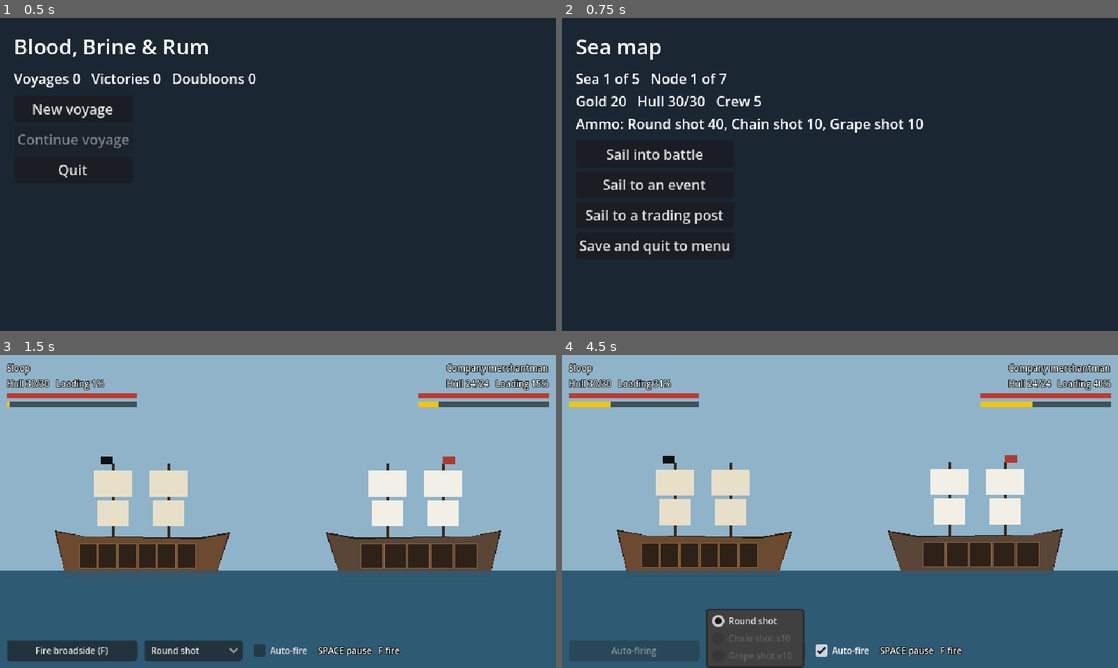
Above: before the commit, frames 1-4 (two rows, left to right).
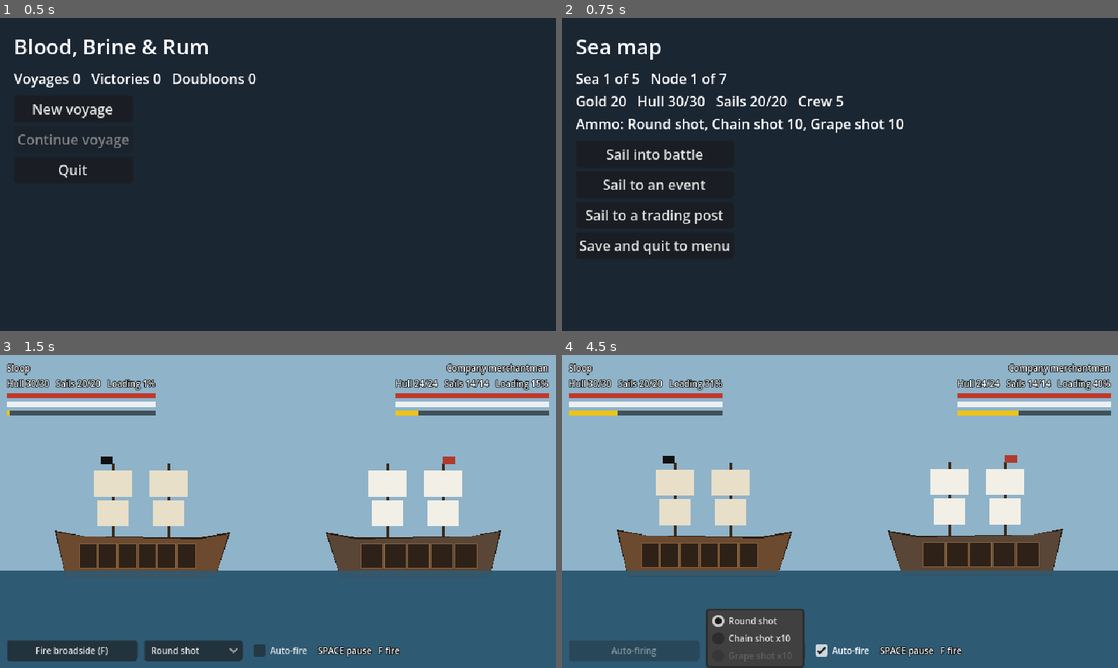
Above: after the commit, the same moments.

Repository: pinkman84/blood-brine-and-rum
Game: Godot game, scene res://scenes/main/main.tscn
Same seed, same stepped clock (60 frames per second), same inputs: the game is played once before the commit and once after it.
Inputs:
- Up to frame 1 (0.5 s): no input
- Up to frame 2 (0.75 s): click "New voyage" at 0.5 s
- Up to frame 3 (1.5 s): click "Sail into battle" at 1.25 s
- Up to frame 4 (4.5 s): click "Fire broadside (F)" at 2 s; click "Armed: fires when loaded" at 2.75 s; click "Auto-fire" at 3.5 s; click "Round shot" at 4.25 s

Frame 1 is identical in both runs. In frame 2, 1.1% of the frame differs, in the area x 25-65%, y 24-37%; in frame 3, 2.7%; in frame 4, 2.9%, in the area x 1-99%, y 7-92%.

Commit message:
add sails - sails logic - sails healthbars and stats - chain shot ammo type

Diff:
--- a/data/enemies/enemies.json
+++ b/data/enemies/enemies.json
@@ -9,10 +9,18 @@
     "accuracy": 0.45,
     "gold_reward": 20,
     "min_sea": 1,
-    "rooms": ["helm", "sails", "guns", "hold", "hold"],
+    "rooms": [
+      "helm",
+      "sails",
+      "guns",
+      "hold",
+      "hold"
+    ],
     "hull_color": "5a4636",
     "sail_color": "f2efe6",
-    "flag_color": "b03a2e"
+    "flag_color": "b03a2e",
+    "max_sails": 14,
+    "evasion": 0.05
   },
   {
     "id": "rival_sloop",
@@ -24,10 +32,17 @@
     "accuracy": 0.45,
     "gold_reward": 12,
     "min_sea": 1,
-    "rooms": ["helm", "sails", "guns", "magazine"],
+    "rooms": [
+      "helm",
+      "sails",
+      "guns",
+      "magazine"
+    ],
     "hull_color": "4b3a2a",
     "sail_color": "cfc4a8",
-    "flag_color": "1a1a1a"
+    "flag_color": "1a1a1a",
+    "max_sails": 18,
+    "evasion": 0.15
   },
   {
     "id": "navy_cutter",
@@ -39,9 +54,17 @@
     "accuracy": 0.55,
     "gold_reward": 18,
     "min_sea": 2,
-    "rooms": ["helm", "sails", "guns", "guns", "magazine"],
+    "rooms": [
+      "helm",
+      "sails",
+      "guns",
+      "guns",
+      "magazine"
+    ],
     "hull_color": "34495e",
     "sail_color": "ffffff",
-    "flag_color": "2e4a8a"
+    "flag_color": "2e4a8a",
+    "max_sails": 20,
+    "evasion": 0.1
   }
 ]
--- a/data/ships/ships.json
+++ b/data/ships/ships.json
@@ -27,7 +27,9 @@
       "grape_shot": 10
     },
     "unlocked_at_start": true,
-    "flag_color": "111111"
+    "flag_color": "111111",
+    "max_sails": 20,
+    "evasion": 0.15
   },
   {
     "id": "brigantine",
@@ -59,6 +61,8 @@
       "chain_shot": 10,
       "grape_shot": 15
     },
-    "unlocked_at_start": false
+    "unlocked_at_start": false,
+    "max_sails": 24,
+    "evasion": 0.08
   }
 ]
--- a/scripts/battle/battle_screen.gd
+++ b/scripts/battle/battle_screen.gd
@@ -11,6 +11,7 @@
 const WATER_COLOR := Color("2f5a73")
 const SINK_TIME := 2.5
 const CARPENTER_REPAIR := 3  # hull each carpenter patches after a win
+const SAILOR_REPAIR := 5  # sails each sailor mends after a win
 
 var player: BattleShip
 var enemy: BattleShip
@@ -25,9 +26,11 @@
 
 var _player_status: Label
 var _player_hull_bar: ProgressBar
+var _player_sails_bar: ProgressBar
 var _player_reload_bar: ProgressBar
 var _enemy_status: Label
 var _enemy_hull_bar: ProgressBar
+var _enemy_sails_bar: ProgressBar
 var _enemy_reload_bar: ProgressBar
 var _fire_button: Button
 var _auto_fire: CheckBox
@@ -92,25 +95,31 @@
 
 
 func _fire(shooter: BattleShip, target: BattleShip, from_view: ShipView, to_view: ShipView) -> void:
-	var damage := shooter.damage_per_hit()
-	var hits := shooter.fire()
+	var ammo_id := shooter.selected_ammo
+	var high := BattleShip.aims_high(ammo_id)
+	var hits := shooter.fire(target.evasion())
 	var dir := signf(to_view.base_position.x - from_view.base_position.x)
 	for i in hits.size():
 		var from := from_view.transform * from_view.muzzle_point(i, hits.size())
 		var delay := i * 0.09
 		if hits[i]:
-			var local_hit := to_view.random_hit_point()
+			var local_hit := to_view.random_sail_point() if high else to_view.random_hit_point()
 			var to := to_view.transform * local_hit
-			_vfx.fire_shot(from, to, delay, _on_hit.bind(target, to_view, local_hit, damage))
+			_vfx.fire_shot(from, to, delay, _on_hit.bind(target, to_view, local_hit, ammo_id, high))
 		else:
 			var splash_at := Vector2(to_view.base_position.x - dir * randf_range(70.0, 120.0), WATER_Y + randf_range(2.0, 10.0))
 			_vfx.fire_shot(from, splash_at, delay, _vfx.splash.bind(splash_at))
 
 
-func _on_hit(target: BattleShip, view: ShipView, local_hit: Vector2, damage: int) -> void:
-	target.take_damage(damage)
-	view.add_hole(local_hit)
-	_vfx.impact(view.transform * local_hit)
+func _on_hit(target: BattleShip, view: ShipView, local_hit: Vector2, ammo_id: String, high: bool) -> void:
+	target.take_hit(ammo_id)
+	view.sails_ratio = target.sails_ratio()
+	if high:
+		view.add_sail_hole(local_hit)
+		_vfx.sail_hit(view.transform * local_hit)
+	else:
+		view.add_hole(local_hit)
+		_vfx.impact(view.transform * local_hit)
 	_check_end()
 	_refresh_ui()
 
@@ -144,11 +153,14 @@
 	var gold := int(_enemy_data.get("gold_reward", 10))
 	var carpenters := run.crew.filter(func(c: Dictionary) -> bool: return c.get("role") == "carpenter").size()
 	var repair := carpenters * CARPENTER_REPAIR
+	var sailors := run.crew.filter(func(c: Dictionary) -> bool: return c.get("role") == "sailor").size()
+	var mend := sailors * SAILOR_REPAIR
 	run.gold += gold
 	run.battles_won += 1
 	run.hull = mini(run.max_hull, player.hull + repair)
+	run.sails = mini(run.max_sails, player.sails + mend)
 	run.ammo = player.ammo
-	_show_result("The %s goes down!\n+%d gold. Carpenters patch %d hull." % [enemy.display_name, gold, repair],
+	_show_result("The %s goes down!\n+%d gold. Carpenters patch %d hull, sailors mend %d sails." % [enemy.display_name, gold, repair, mend],
 		"Return to the map", GameState.finish_node)
 
 
@@ -187,8 +199,8 @@
 	add_child(_arena)
 	_add_rect(_arena, SKY_COLOR, Vector2(-32, -32), Vector2(704, WATER_Y + 32))
 	_add_rect(_arena, WATER_COLOR, Vector2(-32, WATER_Y), Vector2(704, 160))
-	_player_view = _add_ship(Data.get_item("ships", run.ship_id), PLAYER_X, false)
-	_enemy_view = _add_ship(_enemy_data, ENEMY_X, true)
+	_player_view = _add_ship(Data.get_item("ships", run.ship_id), PLAYER_X, false, player)
+	_enemy_view = _add_ship(_enemy_data, ENEMY_X, true, enemy)
 	# A strip of water in front of the hulls so the ships sit in the sea.
 	_add_rect(_arena, Color(WATER_COLOR, 0.85), Vector2(-32, SHIP_Y - 4), Vector2(704, 160))
 	_vfx = BattleVfx.new()
@@ -205,9 +217,10 @@
 	parent.add_child(rect)
 
 
-func _add_ship(data: Dictionary, x: float, flipped: bool) -> ShipView:
+func _add_ship(data: Dictionary, x: float, flipped: bool, ship: BattleShip) -> ShipView:
 	var view := ShipView.new()
 	view.setup(data)
+	view.sails_ratio = ship.sails_ratio()
 	view.base_position = Vector2(x, SHIP_Y)
 	view.position = view.base_position
 	if flipped:
@@ -251,6 +264,7 @@
 	_add_label(left, player.display_name)
 	_player_status = _add_label(left, "")
 	_player_hull_bar = _add_bar(left, Color("c0392b"))
+	_player_sails_bar = _add_bar(left, Color("ecf0f1"))
 	_player_reload_bar = _add_bar(left, Color("f1c40f"))
 	var gap := Control.new()
 	gap.size_flags_horizontal = Control.SIZE_EXPAND_FILL
@@ -263,6 +277,7 @@
 	_enemy_status = _add_label(right, "")
 	_enemy_status.horizontal_alignment = HORIZONTAL_ALIGNMENT_RIGHT
 	_enemy_hull_bar = _add_bar(right, Color("c0392b"))
+	_enemy_sails_bar = _add_bar(right, Color("ecf0f1"))
 	_enemy_reload_bar = _add_bar(right, Color("f1c40f"))
 
 	var spacer := Control.new()
@@ -344,8 +359,8 @@
 		var index := _ammo_select.item_count
 		_ammo_select.add_item("")
 		_ammo_select.set_item_metadata(index, ammo_id)
-		# Only round shot works until Phase 3 adds the special ammo effects.
-		_ammo_select.set_item_disabled(index, ammo_id != "round_shot")
+		# Ammo whose effects aren't built yet shows but can't be picked.
+		_ammo_select.set_item_disabled(index, not BattleShip.WORKING_AMMO.has(ammo_id))
 		if ammo_id == player.selected_ammo:
 			_ammo_select.select(index)
 
@@ -366,10 +381,14 @@
 	_player_status.text = _status_text(player)
 	_player_hull_bar.max_value = player.max_hull
 	_player_hull_bar.value = player.hull
+	_player_sails_bar.max_value = player.max_sails
+	_player_sails_bar.value = player.sails
 	_player_reload_bar.value = player.reload_ratio() * 100.0
 	_enemy_status.text = _status_text(enemy)
 	_enemy_hull_bar.max_value = enemy.max_hull
 	_enemy_hull_bar.value = enemy.hull
+	_enemy_sails_bar.max_value = enemy.max_sails
+	_enemy_sails_bar.value = enemy.sails
 	_enemy_reload_bar.value = enemy.reload_ratio() * 100.0
 
 	var ammo_name := str(Data.get_item("ammo", player.selected_ammo).get("name", player.selected_ammo))
@@ -394,4 +413,4 @@
 
 func _status_text(ship: BattleShip) -> String:
 	var guns := "Guns ready" if ship.is_loaded() else "Loading %d%%" % int(ship.reload_ratio() * 100.0)
-	return "Hull %d/%d   %s" % [ship.hull, ship.max_hull, guns]
+	return "Hull %d/%d   Sails %d/%d   %s" % [ship.hull, ship.max_hull, ship.sails, ship.max_sails, guns]
--- a/scripts/battle/battle_ship.gd
+++ b/scripts/battle/battle_ship.gd
@@ -1,14 +1,19 @@
 class_name BattleShip
 extends RefCounted
-## One ship's state during a battle: hull, guns, reload and ammo.
+## One ship's state during a battle: hull, sails, guns, reload and ammo.
 ## Built from the run (player) or from data/enemies (enemy).
 
 const BASE_RELOAD := 10.0  # seconds with 2 gunners; more gunners reload faster
 const PLAYER_ACCURACY := 0.55
+## Ammo whose effects work so far. The rest show in the picker but are locked.
+const WORKING_AMMO: Array[String] = ["round_shot", "chain_shot"]
 
 var display_name := ""
 var hull := 0
 var max_hull := 0
+var sails := 0
+var max_sails := 0
+var base_evasion := 0.0  # chance to dodge a shot with full sails
 var guns := 0
 var reload_time := BASE_RELOAD
 var accuracy := PLAYER_ACCURACY
@@ -25,6 +30,9 @@
 	s.display_name = str(ship.get("name", "Your ship"))
 	s.hull = run.hull
 	s.max_hull = run.max_hull
+	s.sails = run.sails
+	s.max_sails = run.max_sails
+	s.base_evasion = float(ship.get("evasion", 0.1))
 	s.guns = int(ship.get("guns_per_side", 4))
 	var gunners := run.crew.filter(func(c: Dictionary) -> bool: return c.get("role") == "gunner").size()
 	s.reload_time = clampf(BASE_RELOAD * 2.0 / maxf(1.0, gunners), 4.0, 16.0)
@@ -37,6 +45,9 @@
 	s.display_name = str(data.get("name", "Enemy"))
 	s.max_hull = int(data.get("max_hull", 20))
 	s.hull = s.max_hull
+	s.max_sails = int(data.get("max_sails", 15))
+	s.sails = s.max_sails
+	s.base_evasion = float(data.get("evasion", 0.05))
 	s.guns = int(data.get("guns_per_side", 3))
 	s.reload_time = float(data.get("reload_time", BASE_RELOAD))
 	s.accuracy = float(data.get("accuracy", 0.5))
@@ -57,18 +68,29 @@
 	return reload / reload_time
 
 
+func sails_ratio() -> float:
+	return float(sails) / maxf(1.0, max_sails)
+
+
+## Dodge chance right now. Shredded sails leave a ship wallowing.
+func evasion() -> float:
+	return base_evasion * sails_ratio()
+
+
 func shots_available() -> int:
 	if unlimited_ammo or is_free_ammo(selected_ammo):
 		return guns
 	return mini(guns, int(ammo.get(selected_ammo, 0)))
 
 
-## Fires the broadside. Returns one entry per gun: true for a hit.
-func fire() -> Array[bool]:
+## Fires the broadside at a target with the given evasion.
+## Returns one entry per gun: true for a hit.
+func fire(target_evasion: float) -> Array[bool]:
 	var shots := shots_available()
+	var hit_chance := accuracy * (1.0 - target_evasion)
 	var hits: Array[bool] = []
 	for i in shots:
-		hits.append(randf() < accuracy)
+		hits.append(randf() < hit_chance)
 	if not unlimited_ammo and not is_free_ammo(selected_ammo):
 		ammo[selected_ammo] = int(ammo.get(selected_ammo, 0)) - shots
 	reload = 0.0
@@ -81,9 +103,14 @@
 	return bool(Data.get_item("ammo", ammo_id).get("unlimited", false))
 
 
-func damage_per_hit() -> int:
-	return int(Data.get_item("ammo", selected_ammo).get("hull_damage", 1))
+## Applies one hit of the given ammo type.
+func take_hit(ammo_id: String) -> void:
+	var a := Data.get_item("ammo", ammo_id)
+	hull = maxi(0, hull - int(a.get("hull_damage", 1)))
+	sails = maxi(0, sails - int(a.get("sail_damage", 0)))
 
 
-func take_damage(amount: int) -> void:
-	hull = maxi(0, hull - amount)
+## True if this ammo mostly hits rigging rather than the hull.
+static func aims_high(ammo_id: String) -> bool:
+	var a := Data.get_item("ammo", ammo_id)
+	return int(a.get("sail_damage", 0)) > int(a.get("hull_damage", 0))
--- a/scripts/battle/battle_vfx.gd
+++ b/scripts/battle/battle_vfx.gd
@@ -63,6 +63,11 @@
 	shake(3.0)
 
 
+func sail_hit(pos: Vector2) -> void:
+	_burst(pos, Color(0.95, 0.92, 0.85), 12, 0.9, Vector2(0, -1), 120.0, 50.0, Vector2(0, 60), 2.0, null, false)
+	shake(1.5)
+
+
 func splash(pos: Vector2) -> void:
 	_burst(pos, Color(0.9, 0.95, 1.0), 16, 0.7, Vector2(0, -1), 18.0, 110.0, Vector2(0, 320), 2.0, null, false)
 
--- a/scripts/battle/ship_view.gd
+++ b/scripts/battle/ship_view.gd
@@ -9,6 +9,11 @@
 const ROOM_TOP := -36.0
 const ROOM_BOTTOM := -8.0
 const MAX_HOLES := 40
+## The four sails, two per mast.
+const SAILS: Array[Rect2] = [
+	Rect2(-52, -120, 44, 30), Rect2(-48, -86, 36, 30),
+	Rect2(12, -120, 44, 30), Rect2(16, -86, 36, 30),
+]
 
 var hull_color := Color("6b4a2f")
 var trim_color := Color("8a6440")
@@ -17,8 +22,13 @@
 var flag_color := Color("111111")
 var rooms: Array = []
 var base_position := Vector2.ZERO  # bobbing and sinking move around this
+var sails_ratio := 1.0:  # 0 = shredded, 1 = full; shortens the drawn sails
+	set(value):
+		sails_ratio = clampf(value, 0.0, 1.0)
+		queue_redraw()
 
 var _holes: Array[Vector2] = []
+var _sail_holes: Array[Vector2] = []
 var _time := randf() * TAU
 
 
@@ -39,8 +49,11 @@
 	var mast_color := Color("3b2a1a")
 	for mast_x: float in [-30.0, 34.0]:
 		draw_line(Vector2(mast_x, -40), Vector2(mast_x, -128), mast_color, 3.0)
-		draw_rect(Rect2(mast_x - 22, -120, 44, 30), sail_color)
-		draw_rect(Rect2(mast_x - 18, -86, 36, 30), sail_color)
+	var sail_height := lerpf(0.3, 1.0, sails_ratio)
+	for sail in SAILS:
+		draw_rect(Rect2(sail.position, Vector2(sail.size.x, roundf(sail.size.y * sail_height))), sail_color)
+	for hole in _sail_holes:
+		draw_circle(hole, 2.0, Color("3b3a36"))
 	draw_rect(Rect2(-44, -136, 14, 9), flag_color)
 
 	var hull := PackedVector2Array([
@@ -74,6 +87,20 @@
 	return Vector2(randf_range(-80, 85), randf_range(-44, -4))
 
 
+## A random point on the sails, for chain shot, in local space.
+func random_sail_point() -> Vector2:
+	var sail: Rect2 = SAILS.pick_random()
+	var height := sail.size.y * lerpf(0.3, 1.0, sails_ratio)
+	return Vector2(randf_range(sail.position.x + 3, sail.end.x - 3), randf_range(sail.position.y + 3, sail.position.y + height - 3))
+
+
+func add_sail_hole(local_point: Vector2) -> void:
+	_sail_holes.append(local_point.round())
+	if _sail_holes.size() > MAX_HOLES:
+		_sail_holes.pop_front()
+	queue_redraw()
+
+
 func add_hole(local_point: Vector2) -> void:
 	_holes.append(local_point.round())
 	if _holes.size() > MAX_HOLES:
--- a/scripts/core/run_state.gd
+++ b/scripts/core/run_state.gd
@@ -13,6 +13,8 @@
 var gold: int = 0
 var hull: int = 0
 var max_hull: int = 0
+var sails: int = 0
+var max_sails: int = 0
 var crew: Array[Dictionary] = []  # each: { name, role, level }
 var ammo: Dictionary = {}  # ammo id -> rounds
 var battles_won: int = 0
@@ -24,6 +26,8 @@
 	run.ship_id = str(ship["id"])
 	run.max_hull = int(ship["max_hull"])
 	run.hull = run.max_hull
+	run.max_sails = int(ship.get("max_sails", 20))
+	run.sails = run.max_sails
 	run.gold = int(ship.get("starting_gold", 0))
 	var names: Array = Data.get_item("names", "crew_names").get("values", ["Sailor"])
 	var rng := RandomNumberGenerator.new()
@@ -49,6 +53,8 @@
 		"gold": gold,
 		"hull": hull,
 		"max_hull": max_hull,
+		"sails": sails,
+		"max_sails": max_sails,
 		"crew": crew,
 		"ammo": ammo,
 		"battles_won": battles_won,
@@ -64,6 +70,8 @@
 	run.gold = int(data.get("gold", 0))
 	run.hull = int(data.get("hull", 0))
 	run.max_hull = int(data.get("max_hull", run.hull))
+	run.max_sails = int(data.get("max_sails", 20))
+	run.sails = int(data.get("sails", run.max_sails))
 	for member: Variant in data.get("crew", []):
 		var m: Dictionary = member
 		run.crew.append({"name": str(m.get("name", "")), "role": str(m.get("role", "")), "level": int(m.get("level", 1))})
--- a/scripts/core/save_system.gd
+++ b/scripts/core/save_system.gd
@@ -9,7 +9,7 @@
 ## Every save carries a save_version. When the save format changes, bump
 ## SAVE_VERSION and add a step to _migrate() so old saves still load.
 
-const SAVE_VERSION := 1
+const SAVE_VERSION := 2
 const RUN_PATH := "user://run.json"
 const META_PATH := "user://meta.json"
 
@@ -93,9 +93,13 @@
 	var version := int(data.get("save_version", 1))
 	if version > SAVE_VERSION:
 		push_warning("Save: file is from a newer version of the game (%d > %d)" % [version, SAVE_VERSION])
-	# Add steps here as the format changes, e.g.:
-	# if version < 2:
-	#     data["new_field"] = default_value
-	#     version = 2
+	# One step per format change. Each brings a save up by one version.
+	if version < 2:
+		# v2 added sails to the run. Give old runs their ship's full sails.
+		if data.has("ship_id"):
+			var ship := Data.get_item("ships", str(data["ship_id"]))
+			data["max_sails"] = int(ship.get("max_sails", 20))
+			data["sails"] = data["max_sails"]
+		version = 2
 	data["save_version"] = version
 	return data
--- a/scripts/map/sea_map_screen.gd
+++ b/scripts/map/sea_map_screen.gd
@@ -17,5 +17,9 @@
 func refresh() -> void:
 	var ammo_lines: Array[String] = []
 	for ammo_id: String in GameState.run.ammo:
-		ammo_lines.append("%s %d" % [Data.get_item("ammo", ammo_id).get("name", ammo_id), GameState.run.ammo[ammo_id]])
+		var ammo_name := str(Data.get_item("ammo", ammo_id).get("name", ammo_id))
+		if BattleShip.is_free_ammo(ammo_id):
+			ammo_lines.append(ammo_name)
+		else:
+			ammo_lines.append("%s %d" % [ammo_name, GameState.run.ammo[ammo_id]])
 	_info.text = run_summary() + "\nAmmo: " + ", ".join(ammo_lines)
--- a/scripts/ui/screen_base.gd
+++ b/scripts/ui/screen_base.gd
@@ -71,8 +71,8 @@
 	var run: RunState = GameState.run
 	if run == null:
 		return ""
-	return "Sea %d of %d   Node %d of %d\nGold %d   Hull %d/%d   Crew %d" % [
+	return "Sea %d of %d   Node %d of %d\nGold %d   Hull %d/%d   Sails %d/%d   Crew %d" % [
 		run.sea_number, RunState.SEAS_PER_RUN,
 		run.node_index + 1, RunState.NODES_PER_SEA,
-		run.gold, run.hull, run.max_hull, run.crew.size(),
+		run.gold, run.hull, run.max_hull, run.sails, run.max_sails, run.crew.size(),
 	]
